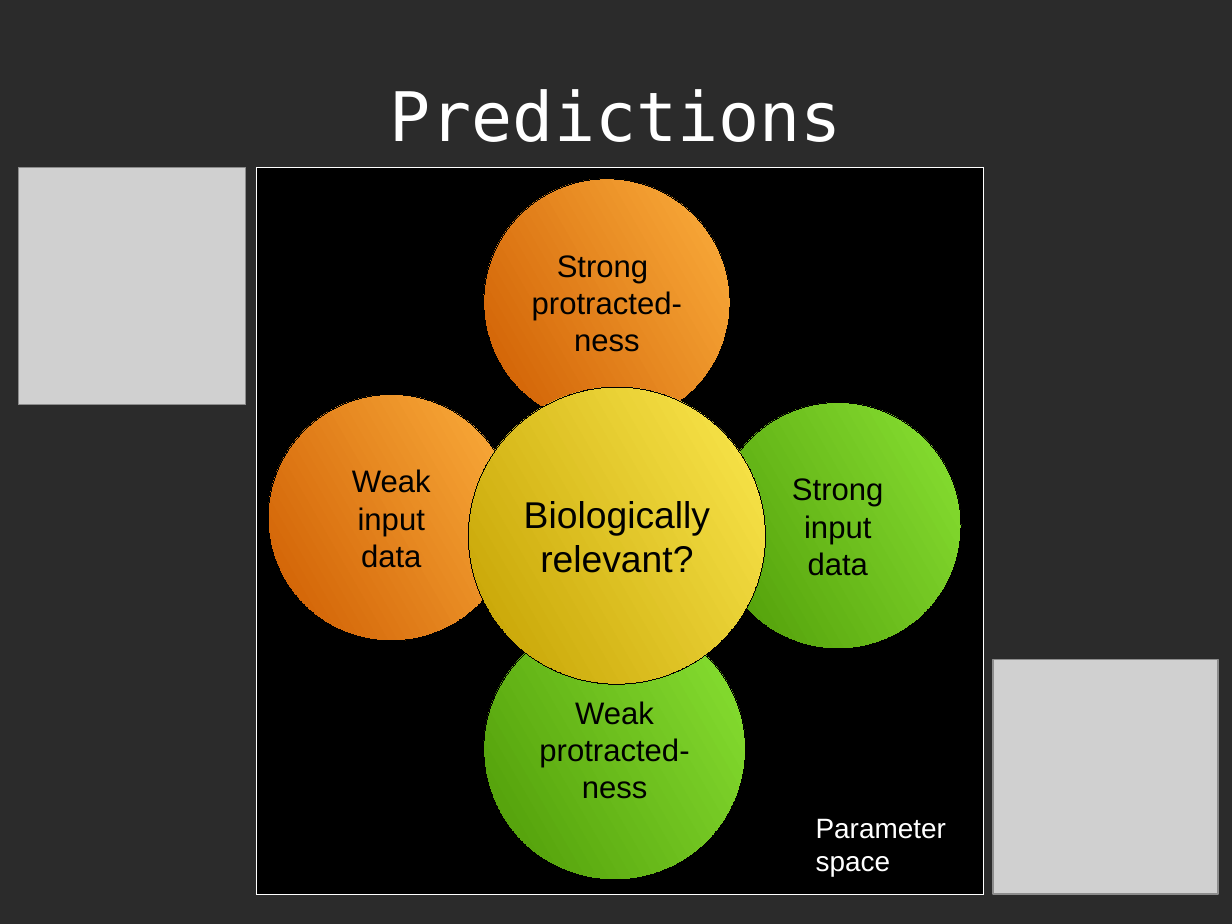
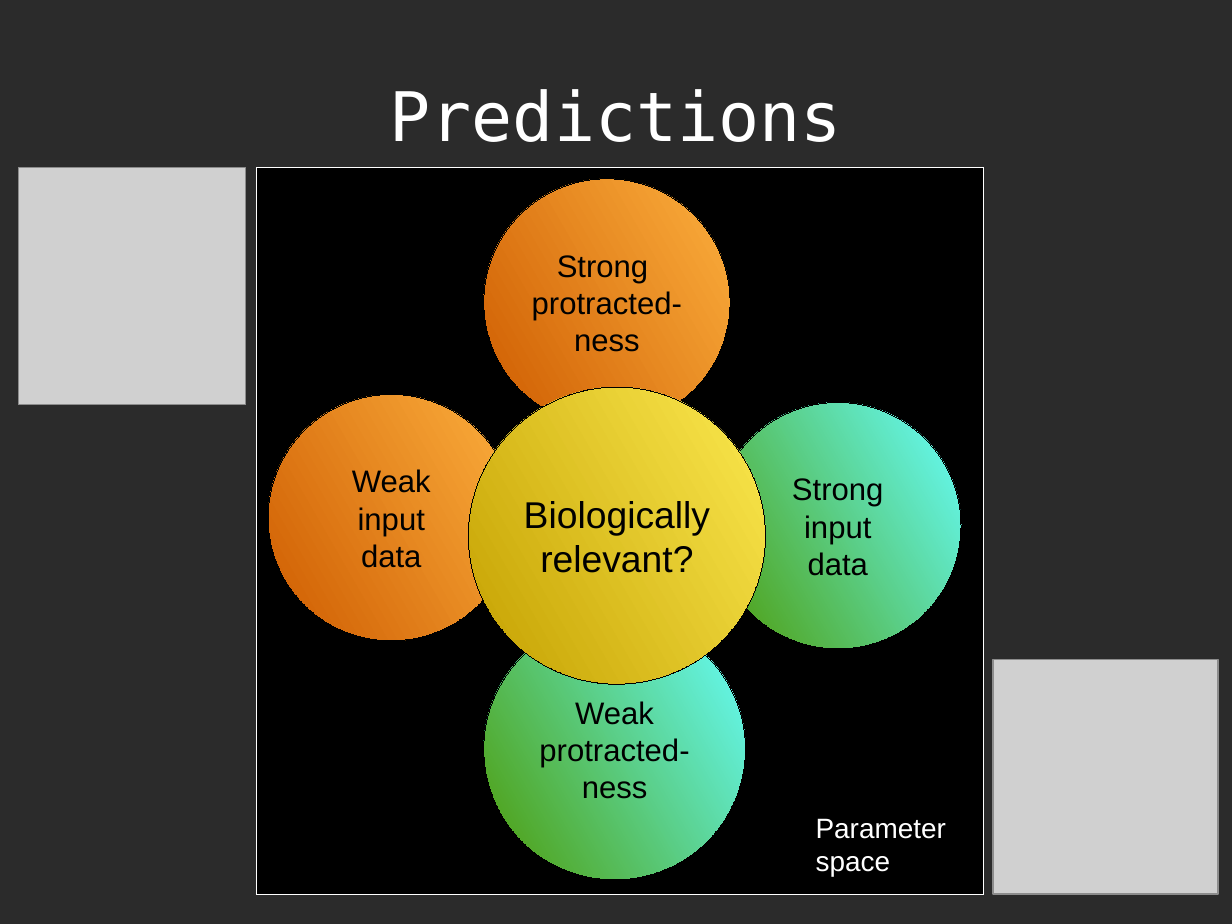
Before and after one commit to richelbilderbeek/Science, a slide deck: slide 8 of Bilderbeek20161214TeceMeeting/20161214TeceMeeting.odp (slide 6 before the commit). Drawn at 1232x924 pixels with LibreOffice and Linux fonts; fonts in the diff are those of the drawing; grey boxes stand for pictures; background and template pictures are left out; a plain dark background stands for a picture behind light text. Boxes give left, top, right and bottom in pixels: in the first picture for what was removed or moved away, otherwise in the second. Text is boxed around its words. In the diff, an @@ line names an element or a change of style, - is before the commit and + after.

```diff
--- a/Bilderbeek20161214TeceMeeting/20161214TeceMeeting.odp
+++ b/Bilderbeek20161214TeceMeeting/20161214TeceMeeting.odp
@@ ellipse "Strong" at box(715, 402, 961, 648): fill gradient #8AE234 to #4E9A06 to gradient #66FFFF to #4E9A06 @@
@@ ellipse "Weak" at box(484, 618, 746, 880): fill gradient #8AE234 to #4E9A06 to gradient #66FFFF to #4E9A06 @@
```
Also in this commit, not shown: 6 other slides changed, 3 slides added, 1 slide removed, 8 other files.
